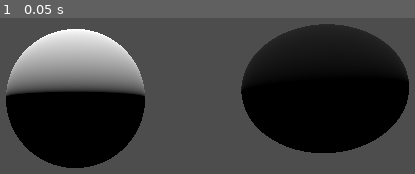
Above: before the commit, frame 1.
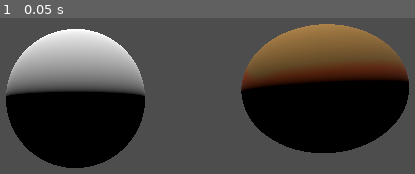
Above: after the commit, the same moment.

Repository: Paulpanther/Spacescaper
Game: Godot game, scene res://scenes/universe.tscn
Two runs of this game, one before a commit and one after it. Both use one fixed random seed, a clock stepped at 60 frames per second and the inputs below.
Inputs:
- Up to frame 1 (0.05 s): no input

The runs differ from the first frame. In frame 1, 12% of the frame differs, in the area x 58-99%, y 3-47%.

Commit message:
Add nice shader

Diff:
--- a/scenes/universe.tscn
+++ b/scenes/universe.tscn
@@ -1,6 +1,6 @@
 [gd_scene load_steps=9 format=3 uid="uid://c7g22ay7hjhlh"]
 
-[ext_resource type="Shader" uid="uid://br38g8aqmpgp8" path="res://shaders/Planet1.tres" id="1_si37o"]
+[ext_resource type="Shader" uid="uid://bbqjqxtlhcl4o" path="res://shaders/clouds.tres" id="1_h00bu"]
 [ext_resource type="Script" path="res://scripts/Planet.gd" id="2_fa10p"]
 
 [sub_resource type="SphereShape3D" id="SphereShape3D_yokhy"]
@@ -14,8 +14,7 @@
 
 [sub_resource type="ShaderMaterial" id="ShaderMaterial_p64ee"]
 render_priority = 0
-shader = ExtResource("1_si37o")
-shader_parameter/bla = null
+shader = ExtResource("1_h00bu")
 
 [sub_resource type="SphereMesh" id="SphereMesh_j5fai"]
 material = SubResource("ShaderMaterial_p64ee")
--- a/shaders/Planet1.tres
+++ b/shaders/Planet1.tres
@@ -44,7 +44,7 @@
 
 }
 "
-graph_offset = Vector2(-161.405, 47.1273)
+graph_offset = Vector2(-423, 2)
 nodes/fragment/0/position = Vector2(800, 220)
 nodes/fragment/2/node = SubResource("VisualShaderNodeInput_ighp1")
 nodes/fragment/2/position = Vector2(-620, 140)
--- /dev/null
+++ b/shaders/clouds.tres
@@ -0,0 +1,387 @@
+[gd_resource type="VisualShader" load_steps=24 format=3 uid="uid://bbqjqxtlhcl4o"]
+
+[ext_resource type="Script" path="res://addons/shaderV/rgba/noise/perlin4d.gd" id="1_uw61l"]
+
+[sub_resource type="VisualShaderNodeVectorDecompose" id="VisualShaderNodeVectorDecompose_rov0j"]
+
+[sub_resource type="VisualShaderNodeInput" id="VisualShaderNodeInput_ipixf"]
+input_name = "time"
+
+[sub_resource type="VisualShaderNodeFloatOp" id="VisualShaderNodeFloatOp_cjcf7"]
+default_input_values = [0, 0.0, 1, 0.2]
+operator = 2
+
+[sub_resource type="VisualShaderNodeFloatOp" id="VisualShaderNodeFloatOp_ythbt"]
+default_input_values = [0, 0.0, 1, 0.5]
+operator = 1
+
+[sub_resource type="VisualShaderNodeFloatFunc" id="VisualShaderNodeFloatFunc_frkl7"]
+function = 12
+
+[sub_resource type="VisualShaderNodeFloatOp" id="VisualShaderNodeFloatOp_j577g"]
+default_input_values = [0, 0.0, 1, 2.0]
+operator = 2
+
+[sub_resource type="VisualShaderNodeFloatOp" id="VisualShaderNodeFloatOp_c173i"]
+default_input_values = [0, 0.0, 1, 0.5]
+operator = 2
+
+[sub_resource type="VisualShaderNodeFloatOp" id="VisualShaderNodeFloatOp_1qvi0"]
+default_input_values = [0, 0.0, 1, 0.6]
+
+[sub_resource type="VisualShaderNodeFloatOp" id="VisualShaderNodeFloatOp_g0tk6"]
+operator = 1
+
+[sub_resource type="VisualShaderNodeFloatOp" id="VisualShaderNodeFloatOp_hrh24"]
+default_input_values = [0, 0.0, 1, 0.1]
+operator = 3
+
+[sub_resource type="VisualShaderNodeClamp" id="VisualShaderNodeClamp_ywvks"]
+
+[sub_resource type="VisualShaderNodeColorConstant" id="VisualShaderNodeColorConstant_amsy7"]
+constant = Color(0.80262, 0.330976, 0.103629, 1)
+
+[sub_resource type="VisualShaderNodeColorConstant" id="VisualShaderNodeColorConstant_gxv8f"]
+constant = Color(0.675994, 0.500826, 0.248702, 1)
+
+[sub_resource type="VisualShaderNodeMix" id="VisualShaderNodeMix_l1od8"]
+default_input_values = [0, Quaternion(0, 0, 0, 0), 1, Quaternion(1, 1, 1, 1), 2, Quaternion(0.5, 0.5, 0.5, 0.5)]
+op_type = 5
+
+[sub_resource type="VisualShaderNodeCustom" id="VisualShaderNodeCustom_h54k7"]
+default_input_values = [1, Vector3(0, 0, 0), 2, 2.0, 3, 10.0, 4, 0.0]
+initialized = true
+script = ExtResource("1_uw61l")
+
+[sub_resource type="VisualShaderNodeVectorDecompose" id="VisualShaderNodeVectorDecompose_ykq81"]
+
+[sub_resource type="VisualShaderNodeVaryingGetter" id="VisualShaderNodeVaryingGetter_y7sxh"]
+varying_name = "world"
+varying_type = 4
+
+[sub_resource type="VisualShaderNodeInput" id="VisualShaderNodeInput_4b1j2"]
+input_name = "uv"
+
+[sub_resource type="VisualShaderNodeVaryingSetter" id="VisualShaderNodeVaryingSetter_nrtka"]
+varying_name = "world"
+varying_type = 4
+
+[sub_resource type="VisualShaderNodeInput" id="VisualShaderNodeInput_j8puu"]
+input_name = "projection_matrix"
+
+[sub_resource type="VisualShaderNodeInput" id="VisualShaderNodeInput_kg37s"]
+input_name = "vertex"
+
+[sub_resource type="VisualShaderNodeTransformVecMult" id="VisualShaderNodeTransformVecMult_a63y4"]
+
+[resource]
+code = "shader_type spatial;
+
+// Varyings
+varying vec3 world;
+
+
+
+// PerlinNoise4D
+vec4 _permute_perlin4d_noise_func(vec4 x) {
+	return ((x*34.0)+1.0)*x - floor(((x*34.0)+1.0)*x * (1.0 / 289.0)) * 289.0;
+}
+float _perlin4dNoiseFunc(vec4 P) {
+	vec4 Pi0 = floor(P);
+	vec4 Pi1 = Pi0 + 1.0;
+	Pi0 = Pi0 - floor(Pi0 * (1.0 / 289.0)) * 289.0;
+	Pi1 = Pi1 - floor(Pi1 * (1.0 / 289.0)) * 289.0;
+	vec4 Pf0 = fract(P);
+	vec4 Pf1 = Pf0 - 1.0;
+	vec4 ix = vec4(Pi0.x, Pi1.x, Pi0.x, Pi1.x);
+	vec4 iy = vec4(Pi0.yy, Pi1.yy);
+	vec4 iz0 = vec4(Pi0.zzzz);
+	vec4 iz1 = vec4(Pi1.zzzz);
+	vec4 iw0 = vec4(Pi0.wwww);
+	vec4 iw1 = vec4(Pi1.wwww);
+
+	vec4 ixy = _permute_perlin4d_noise_func(_permute_perlin4d_noise_func(ix) + iy);
+	vec4 ixy0 = _permute_perlin4d_noise_func(ixy + iz0);
+	vec4 ixy1 = _permute_perlin4d_noise_func(ixy + iz1);
+	vec4 ixy00 = _permute_perlin4d_noise_func(ixy0 + iw0);
+	vec4 ixy01 = _permute_perlin4d_noise_func(ixy0 + iw1);
+	vec4 ixy10 = _permute_perlin4d_noise_func(ixy1 + iw0);
+	vec4 ixy11 = _permute_perlin4d_noise_func(ixy1 + iw1);
+
+	vec4 gx00 = ixy00 * (1.0 / 7.0);
+	vec4 gy00 = floor(gx00) * (1.0 / 7.0);
+	vec4 gz00 = floor(gy00) * (1.0 / 6.0);
+	gx00 = fract(gx00) - 0.5;
+	gy00 = fract(gy00) - 0.5;
+	gz00 = fract(gz00) - 0.5;
+	vec4 gw00 = vec4(0.75) - abs(gx00) - abs(gy00) - abs(gz00);
+	vec4 sw00 = step(gw00, vec4(0.0));
+	gx00 -= sw00 * (step(0.0, gx00) - 0.5);
+	gy00 -= sw00 * (step(0.0, gy00) - 0.5);
+
+	vec4 gx01 = ixy01 * (1.0 / 7.0);
+	vec4 gy01 = floor(gx01) * (1.0 / 7.0);
+	vec4 gz01 = floor(gy01) * (1.0 / 6.0);
+	gx01 = fract(gx01) - 0.5;
+	gy01 = fract(gy01) - 0.5;
+	gz01 = fract(gz01) - 0.5;
+	vec4 gw01 = vec4(0.75) - abs(gx01) - abs(gy01) - abs(gz01);
+	vec4 sw01 = step(gw01, vec4(0.0));
+	gx01 -= sw01 * (step(0.0, gx01) - 0.5);
+	gy01 -= sw01 * (step(0.0, gy01) - 0.5);
+
+	vec4 gx10 = ixy10 * (1.0 / 7.0);
+	vec4 gy10 = floor(gx10) * (1.0 / 7.0);
+	vec4 gz10 = floor(gy10) * (1.0 / 6.0);
+	gx10 = fract(gx10) - 0.5;
+	gy10 = fract(gy10) - 0.5;
+	gz10 = fract(gz10) - 0.5;
+	vec4 gw10 = vec4(0.75) - abs(gx10) - abs(gy10) - abs(gz10);
+	vec4 sw10 = step(gw10, vec4(0.0));
+	gx10 -= sw10 * (step(0.0, gx10) - 0.5);
+	gy10 -= sw10 * (step(0.0, gy10) - 0.5);
+
+	vec4 gx11 = ixy11 * (1.0 / 7.0);
+	vec4 gy11 = floor(gx11) * (1.0 / 7.0);
+	vec4 gz11 = floor(gy11) * (1.0 / 6.0);
+	gx11 = fract(gx11) - 0.5;
+	gy11 = fract(gy11) - 0.5;
+	gz11 = fract(gz11) - 0.5;
+	vec4 gw11 = vec4(0.75) - abs(gx11) - abs(gy11) - abs(gz11);
+	vec4 sw11 = step(gw11, vec4(0.0));
+	gx11 -= sw11 * (step(0.0, gx11) - 0.5);
+	gy11 -= sw11 * (step(0.0, gy11) - 0.5);
+
+	vec4 g0000 = vec4(gx00.x,gy00.x,gz00.x,gw00.x);
+	vec4 g1000 = vec4(gx00.y,gy00.y,gz00.y,gw00.y);
+	vec4 g0100 = vec4(gx00.z,gy00.z,gz00.z,gw00.z);
+	vec4 g1100 = vec4(gx00.w,gy00.w,gz00.w,gw00.w);
+	vec4 g0010 = vec4(gx10.x,gy10.x,gz10.x,gw10.x);
+	vec4 g1010 = vec4(gx10.y,gy10.y,gz10.y,gw10.y);
+	vec4 g0110 = vec4(gx10.z,gy10.z,gz10.z,gw10.z);
+	vec4 g1110 = vec4(gx10.w,gy10.w,gz10.w,gw10.w);
+	vec4 g0001 = vec4(gx01.x,gy01.x,gz01.x,gw01.x);
+	vec4 g1001 = vec4(gx01.y,gy01.y,gz01.y,gw01.y);
+	vec4 g0101 = vec4(gx01.z,gy01.z,gz01.z,gw01.z);
+	vec4 g1101 = vec4(gx01.w,gy01.w,gz01.w,gw01.w);
+	vec4 g0011 = vec4(gx11.x,gy11.x,gz11.x,gw11.x);
+	vec4 g1011 = vec4(gx11.y,gy11.y,gz11.y,gw11.y);
+	vec4 g0111 = vec4(gx11.z,gy11.z,gz11.z,gw11.z);
+	vec4 g1111 = vec4(gx11.w,gy11.w,gz11.w,gw11.w);
+
+	vec4 norm00 = 1.79284291400159 - 0.85373472095314 * vec4(dot(g0000, g0000), dot(g0100, g0100), dot(g1000, g1000), dot(g1100, g1100));
+	g0000 *= norm00.x;
+	g0100 *= norm00.y;
+	g1000 *= norm00.z;
+	g1100 *= norm00.w;
+
+	vec4 norm01 = 1.79284291400159 - 0.85373472095314 * vec4(dot(g0001, g0001), dot(g0101, g0101), dot(g1001, g1001), dot(g1101, g1101));
+	g0001 *= norm01.x;
+	g0101 *= norm01.y;
+	g1001 *= norm01.z;
+	g1101 *= norm01.w;
+
+	vec4 norm10 = 1.79284291400159 - 0.85373472095314 * vec4(dot(g0010, g0010), dot(g0110, g0110), dot(g1010, g1010), dot(g1110, g1110));
+	g0010 *= norm10.x;
+	g0110 *= norm10.y;
+	g1010 *= norm10.z;
+	g1110 *= norm10.w;
+
+	vec4 norm11 = 1.79284291400159 - 0.85373472095314 * vec4(dot(g0011, g0011), dot(g0111, g0111), dot(g1011, g1011), dot(g1111, g1111));
+	g0011 *= norm11.x;
+	g0111 *= norm11.y;
+	g1011 *= norm11.z;
+	g1111 *= norm11.w;
+
+	float n0000 = dot(g0000, Pf0);
+	float n1000 = dot(g1000, vec4(Pf1.x, Pf0.yzw));
+	float n0100 = dot(g0100, vec4(Pf0.x, Pf1.y, Pf0.zw));
+	float n1100 = dot(g1100, vec4(Pf1.xy, Pf0.zw));
+	float n0010 = dot(g0010, vec4(Pf0.xy, Pf1.z, Pf0.w));
+	float n1010 = dot(g1010, vec4(Pf1.x, Pf0.y, Pf1.z, Pf0.w));
+	float n0110 = dot(g0110, vec4(Pf0.x, Pf1.yz, Pf0.w));
+	float n1110 = dot(g1110, vec4(Pf1.xyz, Pf0.w));
+	float n0001 = dot(g0001, vec4(Pf0.xyz, Pf1.w));
+	float n1001 = dot(g1001, vec4(Pf1.x, Pf0.yz, Pf1.w));
+	float n0101 = dot(g0101, vec4(Pf0.x, Pf1.y, Pf0.z, Pf1.w));
+	float n1101 = dot(g1101, vec4(Pf1.xy, Pf0.z, Pf1.w));
+	float n0011 = dot(g0011, vec4(Pf0.xy, Pf1.zw));
+	float n1011 = dot(g1011, vec4(Pf1.x, Pf0.y, Pf1.zw));
+	float n0111 = dot(g0111, vec4(Pf0.x, Pf1.yzw));
+	float n1111 = dot(g1111, Pf1);
+
+	vec4 fade_xyzw = Pf0 * Pf0 * Pf0 * (Pf0 * (Pf0 * 6.0 - 15.0) + 10.0);
+	vec4 n_0w = mix(vec4(n0000, n1000, n0100, n1100), vec4(n0001, n1001, n0101, n1101), fade_xyzw.w);
+	vec4 n_1w = mix(vec4(n0010, n1010, n0110, n1110), vec4(n0011, n1011, n0111, n1111), fade_xyzw.w);
+	vec4 n_zw = mix(n_0w, n_1w, fade_xyzw.z);
+	vec2 n_yzw = mix(n_zw.xy, n_zw.zw, fade_xyzw.y);
+	float n_xyzw = mix(n_yzw.x, n_yzw.y, fade_xyzw.x);
+	return 2.2 * n_xyzw;
+}
+
+void vertex() {
+// Input:5
+	mat4 n_out5p0 = PROJECTION_MATRIX;
+
+
+// Input:6
+	vec3 n_out6p0 = VERTEX;
+
+
+// TransformVectorMult:7
+	vec3 n_out7p0 = (n_out5p0 * vec4(n_out6p0, 1.0)).xyz;
+
+
+// VaryingSetter:4
+	world = n_out7p0;
+
+
+}
+
+void fragment() {
+// ColorConstant:22
+	vec4 n_out22p0 = vec4(0.802620, 0.330976, 0.103629, 1.000000);
+
+
+// ColorConstant:23
+	vec4 n_out23p0 = vec4(0.675994, 0.500826, 0.248702, 1.000000);
+
+
+// Input:9
+	vec2 n_out9p0 = UV;
+
+
+// VectorDecompose:10
+	float n_out10p0 = vec3(n_out9p0, 0.0).x;
+	float n_out10p1 = vec3(n_out9p0, 0.0).y;
+	float n_out10p2 = vec3(n_out9p0, 0.0).z;
+
+
+// FloatOp:13
+	float n_in13p1 = 0.50000;
+	float n_out13p0 = n_out10p1 - n_in13p1;
+
+
+// FloatFunc:14
+	float n_out14p0 = abs(n_out13p0);
+
+
+// FloatOp:15
+	float n_in15p1 = 2.00000;
+	float n_out15p0 = n_out14p0 * n_in15p1;
+
+
+// VaryingGetter:7
+	vec3 n_out7p0 = world;
+
+
+// VectorDecompose:6
+	float n_out6p0 = n_out7p0.x;
+	float n_out6p1 = n_out7p0.y;
+	float n_out6p2 = n_out7p0.z;
+
+
+// Input:11
+	float n_out11p0 = TIME;
+
+
+// FloatOp:16
+	float n_in16p1 = 0.50000;
+	float n_out16p0 = n_out11p0 * n_in16p1;
+
+
+	float n_out4p0;
+// PerlinNoise4D:4
+	vec3 n_in4p1 = vec3(0.00000, 0.00000, 0.00000);
+	float n_in4p2 = 2.00000;
+	float n_in4p3 = 10.00000;
+	{
+		n_out4p0 = _perlin4dNoiseFunc(vec4((vec3(n_out6p2).xy + n_in4p1.xy) * n_in4p2, n_in4p3, n_out16p0));
+	}
+
+
+// FloatOp:17
+	float n_in17p1 = 0.60000;
+	float n_out17p0 = n_out4p0 + n_in17p1;
+
+
+// FloatOp:12
+	float n_in12p1 = 0.20000;
+	float n_out12p0 = n_out17p0 * n_in12p1;
+
+
+// FloatOp:18
+	float n_out18p0 = n_out15p0 - n_out12p0;
+
+
+// FloatOp:20
+	float n_in20p1 = 0.10000;
+	float n_out20p0 = n_out18p0 / n_in20p1;
+
+
+// Clamp:21
+	float n_in21p1 = 0.00000;
+	float n_in21p2 = 1.00000;
+	float n_out21p0 = clamp(n_out20p0, n_in21p1, n_in21p2);
+
+
+// Mix:24
+	vec4 n_out24p0 = mix(n_out22p0, n_out23p0, vec4(n_out21p0));
+
+
+// Output:0
+	ALBEDO = vec3(n_out24p0.xyz);
+
+
+}
+"
+graph_offset = Vector2(-796.16, 29.6043)
+varyings/world = "0,4"
+nodes/vertex/0/position = Vector2(620, 200)
+nodes/vertex/4/node = SubResource("VisualShaderNodeVaryingSetter_nrtka")
+nodes/vertex/4/position = Vector2(140, 380)
+nodes/vertex/5/node = SubResource("VisualShaderNodeInput_j8puu")
+nodes/vertex/5/position = Vector2(-380, 280)
+nodes/vertex/6/node = SubResource("VisualShaderNodeInput_kg37s")
+nodes/vertex/6/position = Vector2(-440, 420)
+nodes/vertex/7/node = SubResource("VisualShaderNodeTransformVecMult_a63y4")
+nodes/vertex/7/position = Vector2(-120, 340)
+nodes/vertex/connections = PackedInt32Array(5, 0, 7, 0, 6, 0, 7, 1, 7, 0, 4, 0)
+nodes/fragment/0/position = Vector2(1300, 120)
+nodes/fragment/4/node = SubResource("VisualShaderNodeCustom_h54k7")
+nodes/fragment/4/position = Vector2(-100, 360)
+nodes/fragment/6/node = SubResource("VisualShaderNodeVectorDecompose_ykq81")
+nodes/fragment/6/position = Vector2(-340, 360)
+nodes/fragment/7/node = SubResource("VisualShaderNodeVaryingGetter_y7sxh")
+nodes/fragment/7/position = Vector2(-542, 423)
+nodes/fragment/9/node = SubResource("VisualShaderNodeInput_4b1j2")
+nodes/fragment/9/position = Vector2(-620, 160)
+nodes/fragment/10/node = SubResource("VisualShaderNodeVectorDecompose_rov0j")
+nodes/fragment/10/position = Vector2(-340, 140)
+nodes/fragment/11/node = SubResource("VisualShaderNodeInput_ipixf")
+nodes/fragment/11/position = Vector2(-640, 540)
+nodes/fragment/12/node = SubResource("VisualShaderNodeFloatOp_cjcf7")
+nodes/fragment/12/position = Vector2(240, 360)
+nodes/fragment/13/node = SubResource("VisualShaderNodeFloatOp_ythbt")
+nodes/fragment/13/position = Vector2(-103.6, 179.411)
+nodes/fragment/14/node = SubResource("VisualShaderNodeFloatFunc_frkl7")
+nodes/fragment/14/position = Vector2(40, 160)
+nodes/fragment/15/node = SubResource("VisualShaderNodeFloatOp_j577g")
+nodes/fragment/15/position = Vector2(220, 60)
+nodes/fragment/16/node = SubResource("VisualShaderNodeFloatOp_c173i")
+nodes/fragment/16/position = Vector2(-320, 520)
+nodes/fragment/17/node = SubResource("VisualShaderNodeFloatOp_1qvi0")
+nodes/fragment/17/position = Vector2(80, 440)
+nodes/fragment/18/node = SubResource("VisualShaderNodeFloatOp_g0tk6")
+nodes/fragment/18/position = Vector2(440, 280)
+nodes/fragment/20/node = SubResource("VisualShaderNodeFloatOp_hrh24")
+nodes/fragment/20/position = Vector2(660, 140)
+nodes/fragment/21/node = SubResource("VisualShaderNodeClamp_ywvks")
+nodes/fragment/21/position = Vector2(860, 280)
+nodes/fragment/22/node = SubResource("VisualShaderNodeColorConstant_amsy7")
+nodes/fragment/22/position = Vector2(860, -140)
+nodes/fragment/23/node = SubResource("VisualShaderNodeColorConstant_gxv8f")
+nodes/fragment/23/position = Vector2(860, 60)
+nodes/fragment/24/node = SubResource("VisualShaderNodeMix_l1od8")
+nodes/fragment/24/position = Vector2(1073.31, 16.3122)
+nodes/fragment/connections = PackedInt32Array(7, 0, 6, 0, 6, 2, 4, 0, 9, 0, 10, 0, 10, 1, 13, 0, 13, 0, 14, 0, 14, 0, 15, 0, 11, 0, 16, 0, 16, 0, 4, 4, 4, 0, 17, 0, 17, 0, 12, 0, 15, 0, 18, 0, 12, 0, 18, 1, 24, 0, 0, 0, 22, 0, 24, 0, 23, 0, 24, 1, 18, 0, 20, 0, 20, 0, 21, 0, 21, 0, 24, 2)
